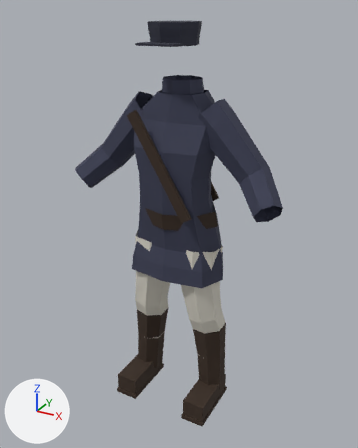
Two versions of the glTF model docs/art/assets/projet/tenue_police_militaire_lod1.glb, one commit apart.
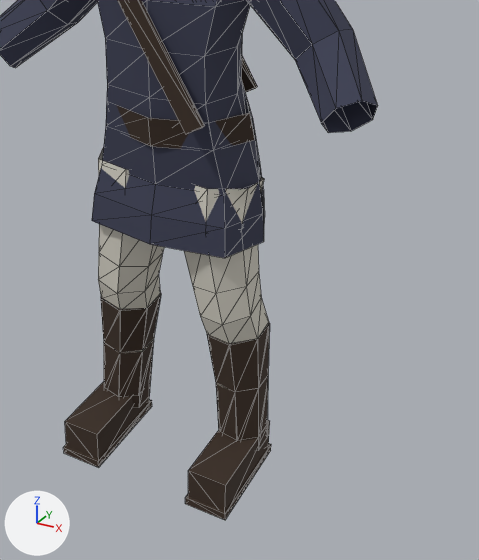
There are two pictures of each version: one whole from a 50 mm camera at (0.956, -1.757, 1.741) aimed at (0.008, -0.033, 0.879), one close up on the part from 23% to 94% of the width and 34% to 100% of the height. The lights are fixed; the arrows at lower left show +X, +Y and +Z. The first two pictures are the older version. The close-ups show mesh edges as thin lines. Vertices at exactly the same position are counted once.

Script lines for the objects in view, before the commit:
```python
ob_calf_l = bpy.data.objects.new('calf_l', me_calf_l)
ob_calf_l.location = (0.0, 0.0, 0.0)
ob_calf_r = bpy.data.objects.new('calf_r', me_calf_r)
ob_calf_r.location = (0.0, 0.0, 0.0)
ob_foot_l = bpy.data.objects.new('foot_l', me_foot_l)
ob_foot_l.location = (0.0, 0.0, 0.0)
ob_foot_r = bpy.data.objects.new('foot_r', me_foot_r)
ob_foot_r.location = (0.0, 0.0, 0.0)
ob_pelvis = bpy.data.objects.new('pelvis', me_pelvis)
ob_pelvis.location = (0.0, 0.0, 0.0)
ob_thigh_l = bpy.data.objects.new('thigh_l', me_thigh_l)
ob_thigh_l.location = (0.0, 0.0, 0.0)
ob_thigh_r = bpy.data.objects.new('thigh_r', me_thigh_r)
ob_thigh_r.location = (0.0, 0.0, 0.0)
# also in view: 'upperarm_r' at (-0.226, -0.02, 1.259); 'upperarm_l' at (0.223, -0.02, 1.256); 'spine_02' at (0.0, -0.038, 1.12); 'lowerarm_l' at (0.379, -0.061, 1.092); 'lowerarm_r' at (-0.378, -0.061, 1.09)
```
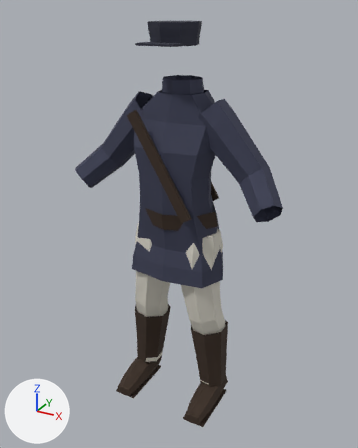
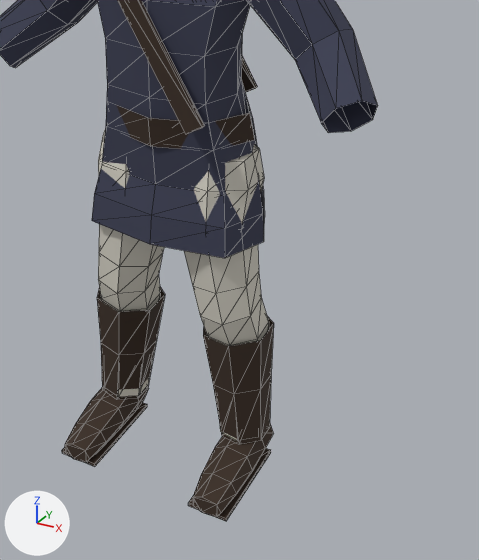
The change in detail:
me_calf_l is used by ob_calf_l; location (0.0, 0.0, 0.0).
me_calf_l had 49 vertices, 70 faces and spanned x 0.065..0.233, y -0.112..0.066, z 0.057..0.492.
me_calf_l now has 49 vertices, 75 faces and spans x 0.062..0.237, y -0.112..0.076, z 0.084..0.492.
Part 1, on me_calf_l:
1 vertex is removed from x 0.135, y 0.04, z 0.057.
3 faces are deleted.
20 vertices move from x 0.072..0.233, y -0.09..0.066, z 0.057..0.407 to x 0.062..0.237, y -0.1..0.076, z 0.084..0.408.
1 vertex is added at (0.14, 0.042, 0.086).
8 new faces join them, mat_cuir (brown #3a2b20).
me_calf_r is used by ob_calf_r; location (0.0, 0.0, 0.0).
me_calf_r had 49 vertices, 70 faces and spanned x -0.239..-0.072, y -0.112..0.066, z 0.057..0.494.
me_calf_r now has 49 vertices, 75 faces and spans x -0.244..-0.071, y -0.112..0.076, z 0.085..0.494.
Part 2, on me_calf_r:
1 vertex is removed from x -0.215, y 0.04, z 0.062.
3 faces are deleted.
20 vertices move from x -0.239..-0.08, y -0.09..0.066, z 0.057..0.407 to x -0.244..-0.071, y -0.1..0.076, z 0.085..0.408.
1 vertex is added at (-0.22, 0.042, 0.094).
8 new faces join them, mat_cuir (brown #3a2b20).
me_foot_l is used by ob_foot_l; location (0.0, 0.0, 0.0).
me_foot_l had 16 vertices, 24 faces and spanned x 0.126..0.234, y -0.225..0.045, z 0.0..0.1.
me_foot_l now has 43 vertices, 78 faces and spans x 0.135..0.243, y -0.232..0.04, z 0.0..0.119.
me_foot_l part 3: a new loose piece, a box spanning x 0.136..0.238, y -0.227..0.035, z 0.0..0.01, in mat_cuir (brown #3a2b20).
me_foot_l part 4: the loose piece of 8 vertices spanning x 0.13..0.23, y -0.218..0.038, z 0.0..0.1 is rebuilt with 35 vertices and now spans x 0.135..0.243, y -0.232..0.04, z 0.001..0.119.
me_foot_l part 5: the loose piece of 8 vertices spanning x 0.126..0.234, y -0.225..0.045, z 0.0..0.02 is deleted.
me_foot_r is used by ob_foot_r; location (0.0, 0.0, 0.0).
me_foot_r had 16 vertices, 24 faces and spanned x -0.234..-0.126, y -0.225..0.045, z 0.0..0.1.
me_foot_r now has 43 vertices, 78 faces and spans x -0.239..-0.131, y -0.232..0.04, z 0.0..0.119.
me_foot_r part 6: a new loose piece, a box spanning x -0.238..-0.136, y -0.227..0.035, z 0.0..0.01, in mat_cuir (brown #3a2b20).
me_foot_r part 7: the loose piece of 8 vertices spanning x -0.23..-0.13, y -0.218..0.038, z 0.0..0.1 is rebuilt with 35 vertices and now spans x -0.239..-0.131, y -0.232..0.04, z 0.001..0.119.
me_foot_r part 8: the loose piece of 8 vertices spanning x -0.234..-0.126, y -0.225..0.045, z 0.0..0.02 is deleted.
me_thigh_l is used by ob_thigh_l; location (0.0, 0.0, 0.0).
me_thigh_l had 28 vertices, 42 faces and spanned x 0.0..0.212, y -0.137..0.07, z 0.456..0.816.
me_thigh_l now has 35 vertices, 61 faces and spans x 0.0..0.212, y -0.137..0.071, z 0.456..0.87.
Part 9, on me_thigh_l:
7 vertices are removed from x 0.0..0.198, y -0.13..0.07, z 0.785..0.816.
14 faces are deleted.
14 vertices are added at x 0.0..0.198, y -0.131..0.071, z 0.791..0.87.
33 new faces join them.
me_thigh_r is used by ob_thigh_r; location (0.0, 0.0, 0.0).
me_thigh_r had 28 vertices, 42 faces and spanned x -0.219..-0.01, y -0.137..0.07, z 0.458..0.815.
me_thigh_r now has 35 vertices, 61 faces and spans x -0.219..-0.01, y -0.137..0.071, z 0.458..0.87.
Part 10, on me_thigh_r:
7 vertices are removed from x -0.208..-0.01, y -0.13..0.07, z 0.785..0.815.
14 faces are deleted.
14 vertices are added at x -0.208..-0.01, y -0.131..0.071, z 0.791..0.87.
33 new faces join them.

Pixel boxes [x1, y1, x2, y2] of what changed, in the close-ups (479 x 560 px; the box of a moved part takes in the faces that stretch with it):
'calf_l', reshaped: before [200, 298, 270, 451]; after [200, 298, 274, 445]
'thigh_l', reshaped (21% taller): before [184, 176, 264, 325]; after [184, 144, 264, 325]
'calf_r', reshaped (8% wider): before [98, 274, 161, 408]; after [97, 274, 165, 400]
'foot_l', reshaped: before [185, 420, 271, 520]; after [188, 424, 273, 521]
'foot_r', reshaped: before [63, 382, 152, 468]; after [62, 388, 149, 467]
'thigh_r', reshaped (13% taller): before [98, 149, 164, 294]; after [98, 130, 164, 294]
part 1 of me_calf_l, moved or reshaped: before [207, 323, 270, 451]; after [203, 316, 274, 445]
part 2 of me_calf_r, moved or reshaped: before [101, 293, 161, 408]; after [97, 287, 165, 400]
part 3 of me_foot_l, added: after [188, 448, 271, 521]
part 4 of me_foot_l, rebuilt: before [188, 420, 270, 511]; after [193, 424, 273, 517]
part 5 of me_foot_l, deleted: before [185, 443, 271, 520]
part 6 of me_foot_r, added: after [62, 402, 147, 467]
part 7 of me_foot_r, rebuilt: before [65, 382, 149, 459]; after [65, 388, 149, 463]
part 8 of me_foot_r, deleted: before [63, 399, 152, 468]
part 9 of me_thigh_l, built on: before [194, 176, 264, 223]; after [194, 144, 264, 223]
part 10 of me_thigh_r, built on: before [98, 149, 129, 188]; after [98, 130, 130, 188]
